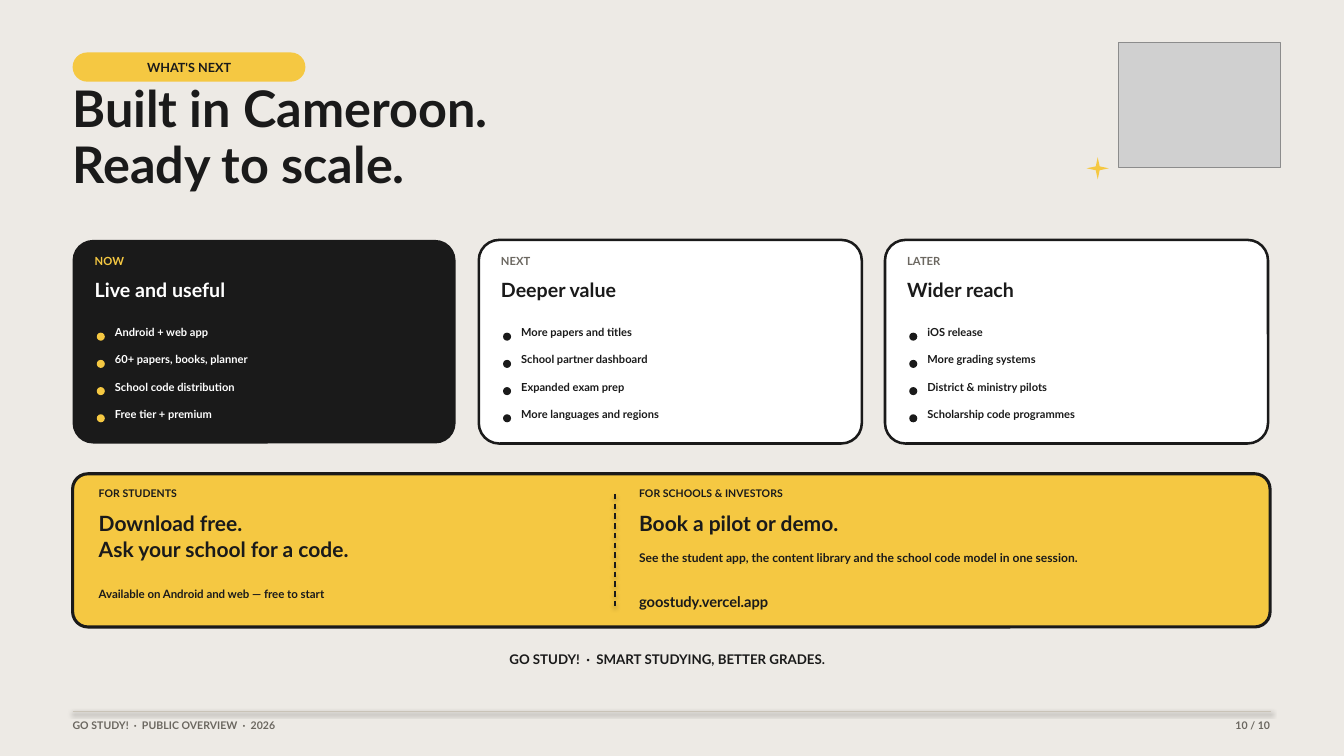
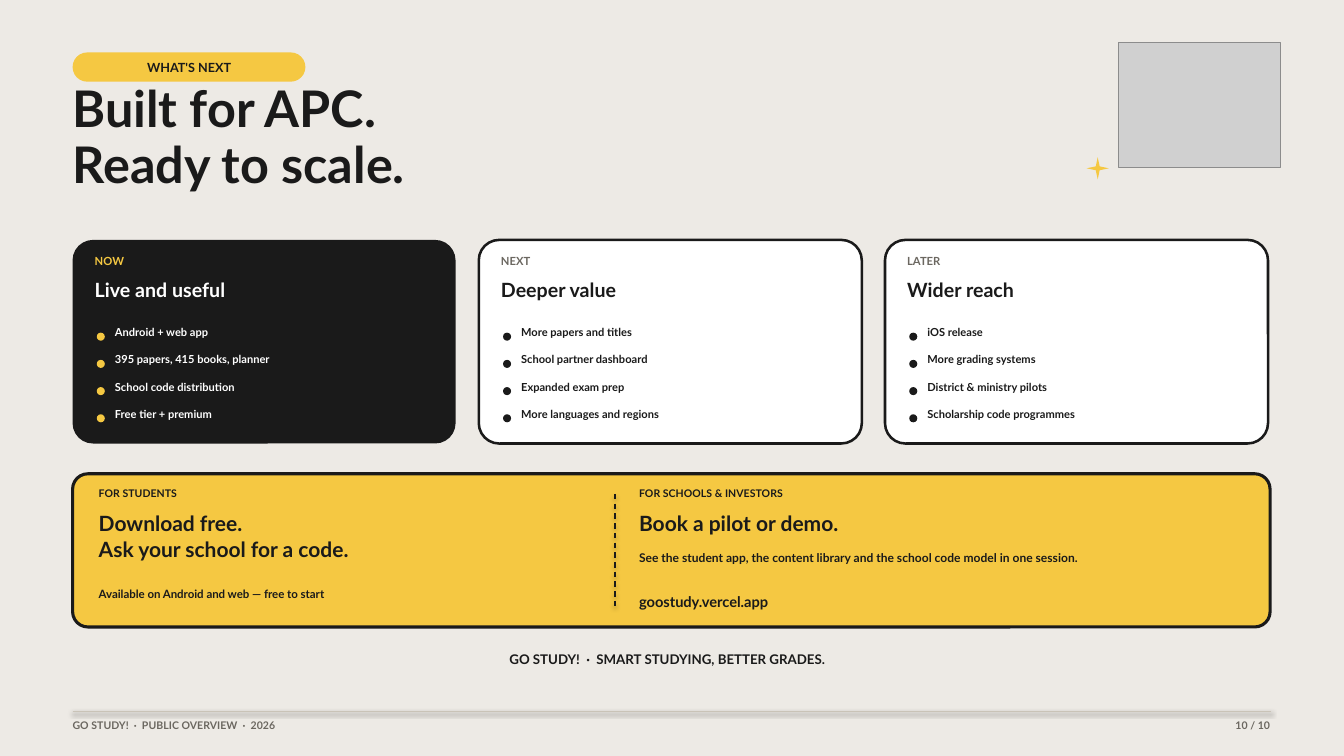
Before and after one commit to Mira-x77/grade-goal, a slide deck: slide 10 of presentations/Go-Study-Public-Overview-2026.pptx. Drawn at 1344x756 pixels with LibreOffice and Linux fonts; fonts in the diff are those of the drawing; grey boxes stand for pictures. Boxes give left, top, right and bottom in pixels: in the first picture for what was removed or moved away, otherwise in the second. Text is boxed around its words. In the diff, an @@ line names an element or a change of style, - is before the commit and + after.

Commit message:
Guidebook PDF, APC-only copy, regenerated decks
- 27-page investor guidebook (HTML source + PDF) with 14 screenshots from the shipping build
- Electron capture mode: phone-sized window, demo profile, timetable, tour/intro suppression
- Cameroon branding removed from landing page, presentations, docs, admin, AI prompt
- Public overview deck regenerated: 395 papers (2002-2027), 415 books, APC-first
- scripts/desktop/pptx-to-pdf.ps1 re-exports decks with the installed PowerPoint
- Office lock files ignored

```diff
--- a/presentations/Go-Study-Public-Overview-2026.pptx
+++ b/presentations/Go-Study-Public-Overview-2026.pptx
@@ text at [73,89,376,128]: text changed @@
-Built in Cameroon.
+Built for APC.
@@ text at [115,354,269,365]: text changed @@
-60+ papers, books, planner
+395 papers, 415 books, planner
```
Also in this commit, not shown: 5 other slides changed, 52 other files.
